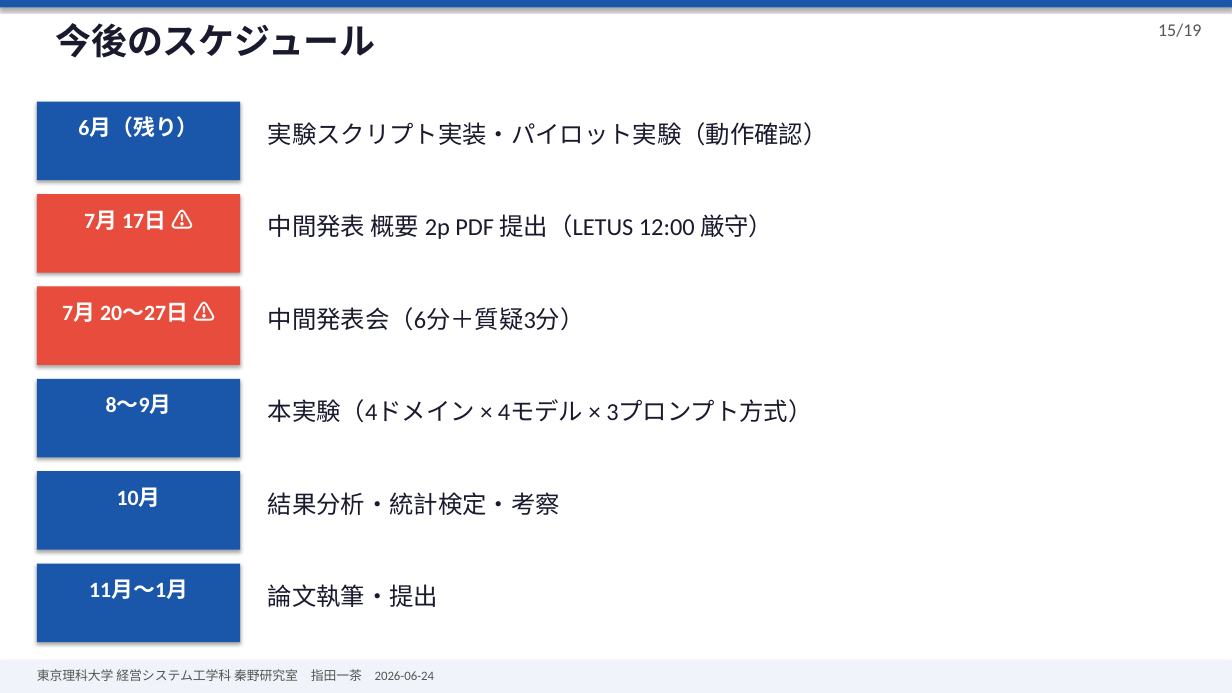
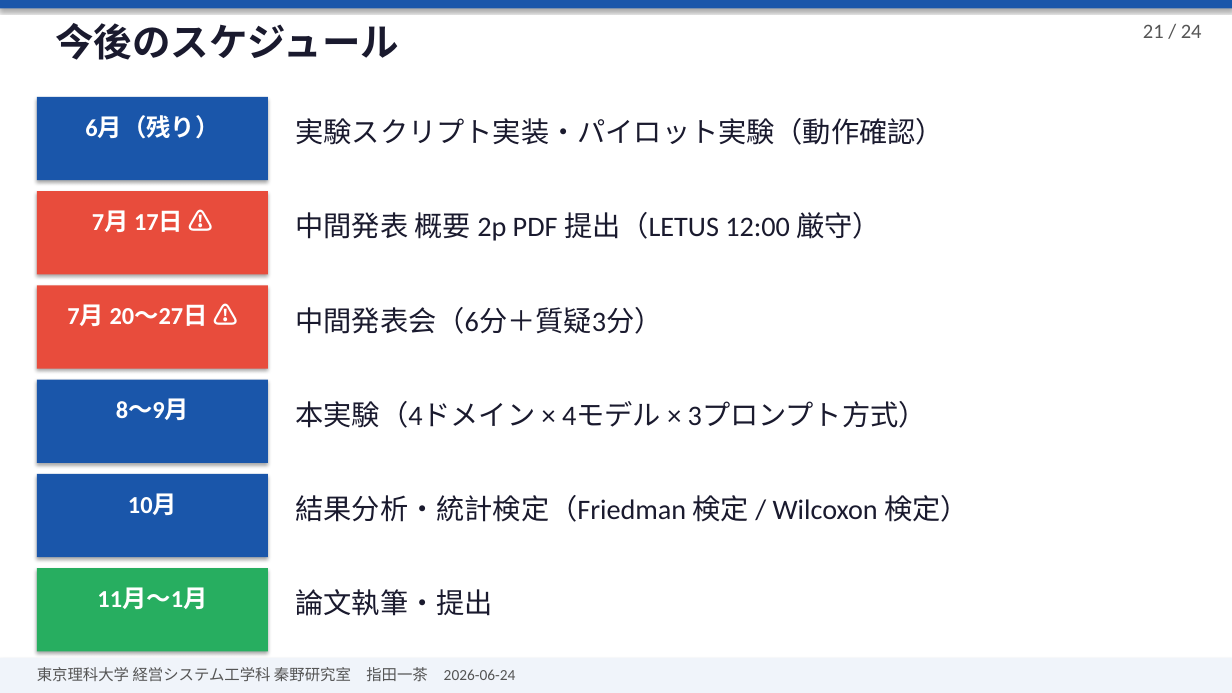
Before and after one commit to issa311sas-hub/test, a slide deck: slide 21 of research/presentations/2026-06-24-seminar-slides.pptx (slide 15 before the commit). Drawn at 1232x693 pixels with LibreOffice and Linux fonts; fonts in the diff are those of the drawing. Boxes give left, top, right and bottom in pixels: in the first picture for what was removed or moved away, otherwise in the second. Text is boxed around its words. In the diff, an @@ line names an element or a change of style, - is before the commit and + after.

```diff
--- a/research/presentations/2026-06-24-seminar-slides.pptx
+++ b/research/presentations/2026-06-24-seminar-slides.pptx
@@ text "今後のスケジュール" at (55, 23, 399, 60): size 28 to 30 pt @@
@@ text added at (1143, 24, 1202, 38), 16 pt, text #555555 @@
+21 / 24
@@ text removed at (1158, 23, 1201, 37) @@
-15/19
@@ rectangle: place and size @@
-rectangle at (37, 102, 240, 180)
+rectangle at (37, 97, 268, 180)
@@ text "実験スクリプト実装・パイロット実験（動作確認）": place and size @@
-text "実験スクリプト実装・パイロット実験（動作確認）" at (268, 122, 828, 145)
+text "実験スクリプト実装・パイロット実験（動作確認）" at (296, 118, 944, 145)
@@ rectangle: place and size @@
-rectangle at (37, 194, 240, 273)
+rectangle at (37, 191, 268, 274)
@@ text "中間発表 概要 2p PDF 提出（LETUS ...": place and size @@
-text "中間発表 概要 2p PDF 提出（LETUS ..." at (268, 214, 773, 239)
+text "中間発表 概要 2p PDF 提出（LETUS ..." at (296, 212, 881, 241)
@@ rectangle: place and size @@
-rectangle at (37, 287, 240, 365)
+rectangle at (37, 286, 268, 369)
@@ text "中間発表会（6分＋質疑3分）": place and size @@
-text "中間発表会（6分＋質疑3分）" at (268, 307, 585, 330)
+text "中間発表会（6分＋質疑3分）" at (296, 307, 663, 334)
@@ rectangle: place and size @@
-rectangle at (37, 379, 240, 457)
+rectangle at (37, 380, 268, 463)
@@ text "本実験（4ドメイン × 4モデル × 3プロンプト方式）": place and size @@
-text "本実験（4ドメイン × 4モデル × 3プロンプト方式）" at (268, 399, 812, 422)
+text "本実験（4ドメイン × 4モデル × 3プロンプト方式）" at (296, 401, 927, 428)
@@ rectangle: place and size @@
-rectangle at (37, 471, 240, 550)
+rectangle at (37, 474, 268, 557)
@@ text at (296, 495, 969, 522): text changed; size 19 to 22 pt @@
-結果分析・統計検定・考察
+結果分析・統計検定（Friedman 検定 / Wilcoxon 検定）
@@ rectangle: place and size @@
-rectangle at (37, 564, 240, 642)
+rectangle at (37, 568, 268, 652)
@@ rectangle at (37, 568, 268, 652): fill #1A56AA to #27AE60 @@
@@ size 17 to 19 pt in 6 elements at (85, 116, 219, 139), (92, 210, 183, 232), (67, 305, 208, 326), (116, 399, 189, 420), (128, 493, 177, 515), (97, 587, 207, 609) @@
@@ text "11月〜1月": place and size @@
-text "11月〜1月" at (89, 579, 188, 599)
+text "11月〜1月" at (97, 587, 207, 609)
@@ size 19 to 22 pt in 5 elements at (296, 212, 881, 241), (296, 118, 944, 145), (296, 307, 663, 334), (296, 401, 927, 428), (296, 589, 493, 616) @@
@@ text "論文執筆・提出": place and size @@
-text "論文執筆・提出" at (268, 584, 438, 607)
+text "論文執筆・提出" at (296, 589, 493, 616)
@@ text "東京理科大学 経営システム工学科 秦野研究室 指田一茶 2026-06-24" at (37, 667, 516, 682): size 10 to 12 pt @@
```
Also in this commit, not shown: 13 other slides changed, 10 slides added, 5 slides removed, 1 other file.
